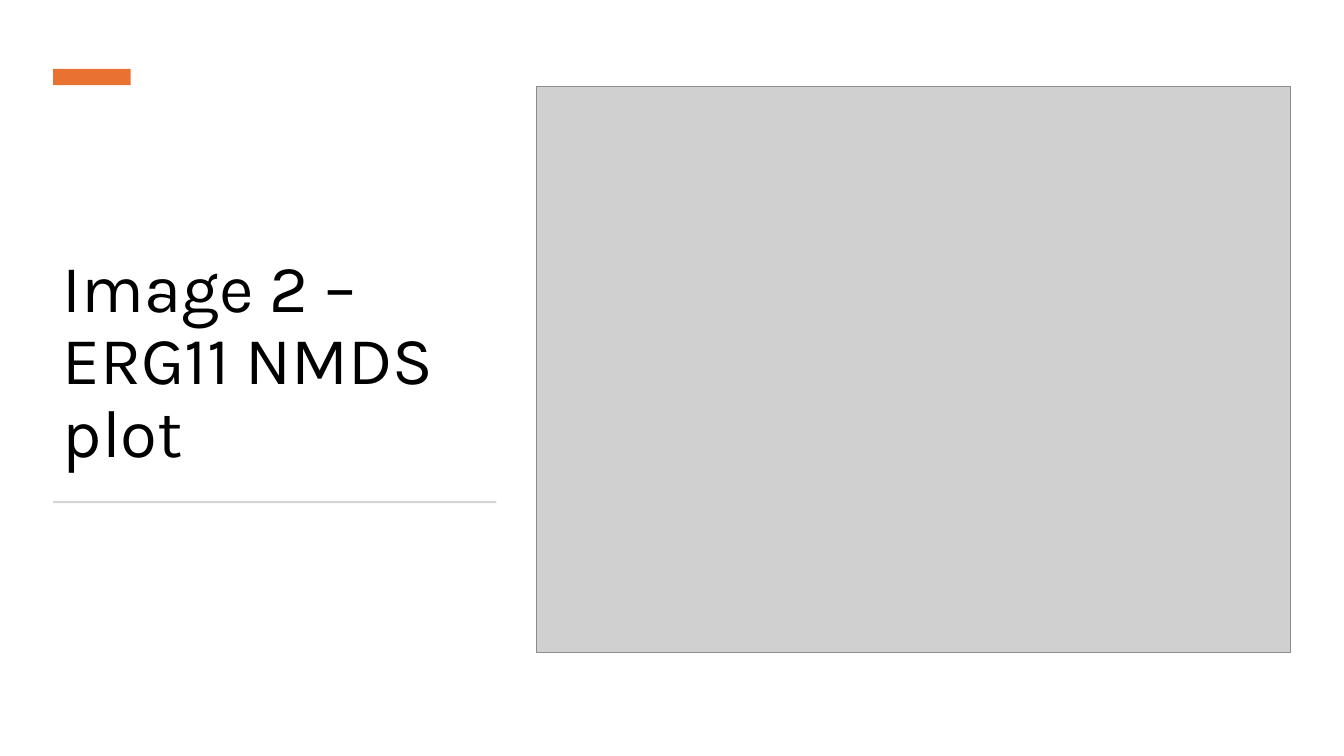
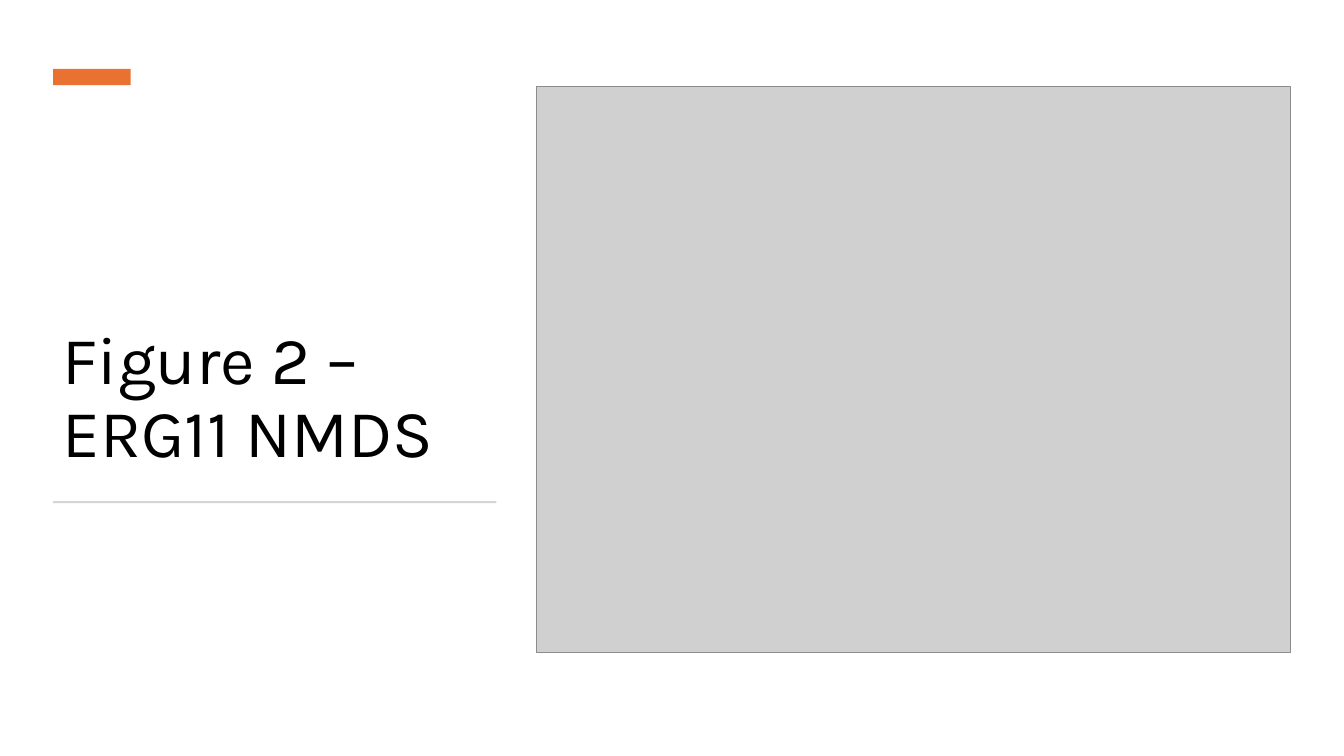
Before and after one commit to snsaiphoo/binf6210_assignment4, a slide deck: slide 9 of doc/Candida Comparison.pptx (slide 8 before the commit). Drawn at 1344x756 pixels with LibreOffice and Linux fonts; fonts in the diff are those of the drawing; grey boxes stand for pictures. Boxes give left, top, right and bottom in pixels: in the first picture for what was removed or moved away, otherwise in the second. Text is boxed around its words. In the diff, an @@ line names an element or a change of style, - is before the commit and + after.

```diff
--- a/doc/Candida Comparison.pptx
+++ b/doc/Candida Comparison.pptx
@@ title at box(63, 337, 433, 458): text changed @@
-Image 2 – ERG11 NMDS plot
+Figure 2 – ERG11 NMDS
```
Also in this commit, not shown: 9 other slides changed, 11 slides added, 10 slides removed.
